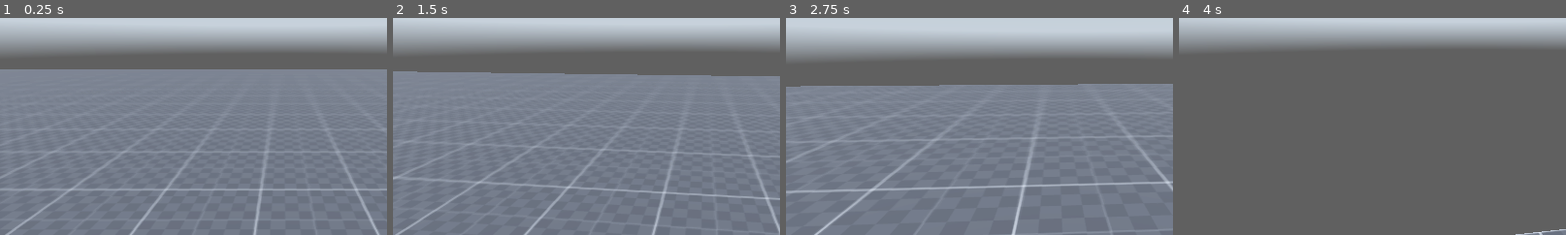
Above: before the commit, frames 1-4 (left to right).
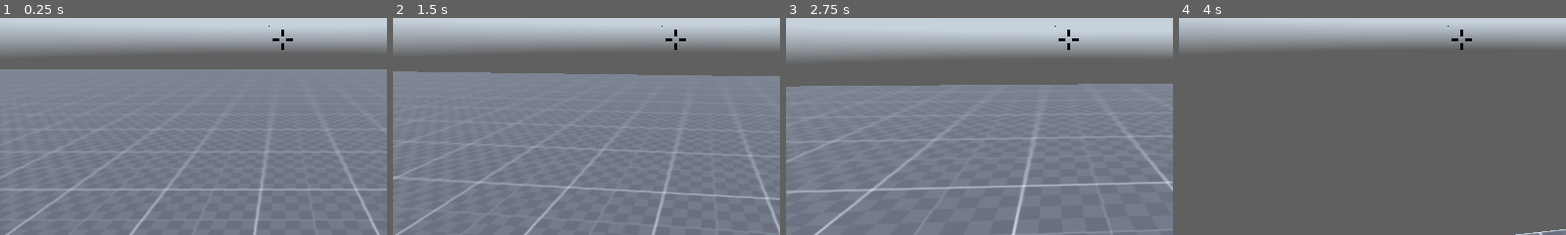
Above: after the commit, the same moments.

Repository: achainarong/first_person_playground
Game: Godot game, scene res://scenes/world.tscn
The game is run twice, just before and just after one commit, with the same random seed, the same clock (stepped at 60 frames per second) and the same inputs. A sky picture missing from this copy of the repository is replaced by a grey-blue gradient.
Inputs (mouse positions are % of the whole screen's width and height, from its top left):
- Up to frame 1 (0.25 s): no input
- Up to frame 2 (1.5 s): tap Enter (ui_accept) at 0.5, 0.77 s; move the mouse to (55, 50) at 0.52 s; hold Ctrl (crouch) 0.53-1.28 s; hold W (move_forward) from 0.53 s (still down); move the mouse to (45, 50) at 1.27 s; tap Shift (sprint) at 1.35 s
- Up to frame 3 (2.75 s): keep holding W (move_forward); tap Enter (ui_accept) at 1.52 s; move the mouse to (52, 48) at 2.02 s; hold Ctrl (crouch) from 2.03 s (still down)
- Up to frame 4 (4 s): keep holding W (move_forward); move the mouse to (49, 52) at 2.77 s; release Ctrl (crouch) at 2.78 s; tap Shift (sprint) at 2.85 s; tap Enter (ui_accept) at 3.02, 3.77 s; move the mouse to (57, 51) at 3.52 s; hold Ctrl (crouch) from 3.53 s (still down)
The pictures show only the part of the screen within x 14-63%, y 45-95%; the shares and areas given below are measured in that part.

The runs differ from the first frame. In frame 1, 0.1% of the frame differs, in the area x 69-76%, y 3-15%; in frame 2, 0.1%; in frame 3, 0.1%; in frame 4, 0.1%.

Commit message:
first commit

Diff:
--- a/project.godot
+++ b/project.godot
@@ -50,3 +50,8 @@
 "events": [Object(InputEventKey,"resource_local_to_scene":false,"resource_name":"","device":-1,"window_id":0,"alt_press …(182 unchanged characters)…
 ]
 }
+shoot={
+"deadzone": 0.5,
+"events": [Object(InputEventMouseButton,"resource_local_to_scene":false,"resource_name":"","device":-1,"window_id":0,"alt_pressed":false,"shift_pressed":false,"ctrl_pressed":false,"meta_pressed":false,"button_mask":1,"position":Vector2(266, 28),"global_position":Vector2(270, 69),"factor":1.0,"button_index":1,"canceled":false,"pressed":true,"double_click":false,"script":null)
+]
+}
--- a/scenes/player.tscn
+++ b/scenes/player.tscn
@@ -1,6 +1,7 @@
-[gd_scene load_steps=6 format=3 uid="uid://bi2nuot7u2fei"]
+[gd_scene load_steps=7 format=3 uid="uid://bi2nuot7u2fei"]
 
 [ext_resource type="Script" path="res://assets/player.gd" id="1_7beah"]
+[ext_resource type="Script" path="res://scenes/reticle.gd" id="2_agbaf"]
 
 [sub_resource type="CapsuleMesh" id="CapsuleMesh_bw4k8"]
 
@@ -35,3 +36,43 @@
 transform = Transform3D(1, 0, 0, 0, 1, 0, 0, 0, 1, 0, 0.6, 0)
 
 [node name="Camera3D" type="Camera3D" parent="Head"]
+
+[node name="Hand" type="Node3D" parent="Head/Camera3D"]
+
+[node name="Reticle" type="CenterContainer" parent="Head"]
+anchors_preset = 8
+anchor_left = 0.5
+anchor_top = 0.5
+anchor_right = 0.5
+anchor_bottom = 0.5
+offset_left = -20.0
+offset_top = -20.0
+offset_right = 20.0
+offset_bottom = 20.0
+grow_horizontal = 2
+grow_vertical = 2
+script = ExtResource("2_agbaf")
+
+[node name="UserInterface" type="Control" parent="Head/Reticle"]
+layout_mode = 2
+mouse_filter = 1
+
+[node name="Top" type="Line2D" parent="Head/Reticle/UserInterface"]
+points = PackedVector2Array(0, -5, 0, -15)
+width = 3.0
+default_color = Color(0, 0, 0, 1)
+
+[node name="Right" type="Line2D" parent="Head/Reticle/UserInterface"]
+points = PackedVector2Array(5, 0, 15, 0)
+width = 3.0
+default_color = Color(0, 0, 0, 1)
+
+[node name="Bottom" type="Line2D" parent="Head/Reticle/UserInterface"]
+points = PackedVector2Array(0, 5, 0, 15)
+width = 3.0
+default_color = Color(0, 0, 0, 1)
+
+[node name="Left" type="Line2D" parent="Head/Reticle/UserInterface"]
+points = PackedVector2Array(-5, 0, -15, 0)
+width = 3.0
+default_color = Color(0, 0, 0, 1)
--- /dev/null
+++ b/scenes/reticle.gd
@@ -0,0 +1,15 @@
+extends CenterContainer
+
+@export var dot_radius: float = 1.0
+@export var dot_color: Color = Color.BLACK
+
+# Called when the node enters the scene tree for the first time.
+func _ready():
+	queue_redraw()
+
+# Called every frame. 'delta' is the elapsed time since the previous frame.
+func _process(delta):
+	pass
+
+func _draw():
+	draw_circle(Vector2(0,0), dot_radius, dot_color)
